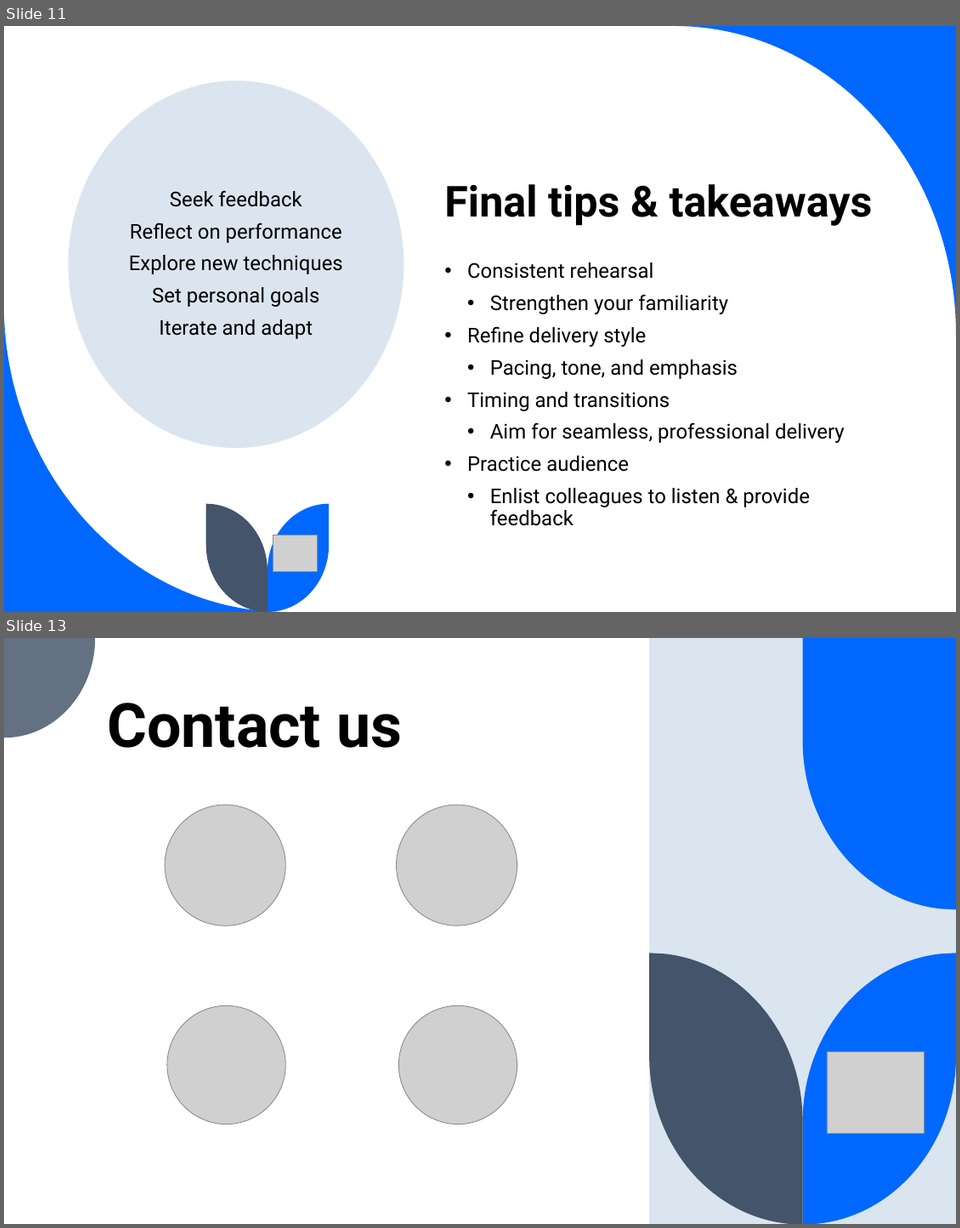
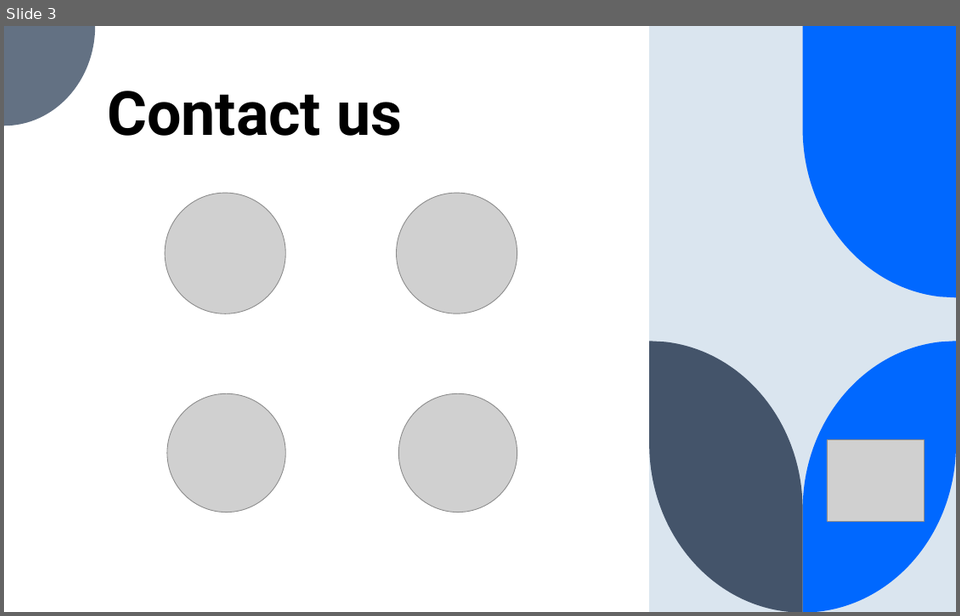
Before and after one commit to qossayrida/kakush, a slide deck: PID_Course/PID.pptx. Shown one above the other, each under a label of ours: slides 11 and 13 before the commit, slide 3 after it; the slides between them are not shown. The pictures are 960x1228 and 960x616 pixels, drawn with LibreOffice and Linux fonts; fonts in the diff are those of the drawing; grey boxes stand for pictures. Boxes give left, top, right and bottom in pixels: in the first picture for what was removed or moved away, otherwise in the second. Text is boxed around its words. In the diff, an @@ line names an element or a change of style, - is before the commit and + after.

```diff
--- a/PID_Course/PID.pptx
+++ b/PID_Course/PID.pptx
@@ slide 11 removed at (x1=4, y1=26, x2=956, y2=612), background #FFFFFF @@
@@ text removed at (x1=69, y1=81, x2=404, y2=448) @@
-Seek feedback
-Reflect on performance
-Explore new techniques
-Set personal goals
-Iterate and adapt
@@ title removed at (x1=444, y1=184, x2=873, y2=226) @@
-Final tips & takeaways
@@ text removed at (x1=467, y1=262, x2=845, y2=526) @@
-• Consistent rehearsal
-  • Strengthen your familiarity
-• Refine delivery style
-  • Pacing, tone, and emphasis
-• Timing and transitions
-  • Aim for seamless, professional delivery
-• Practice audience
-  • Enlist colleagues to listen & provide feedback
@@ group removed at (x1=4, y1=26, x2=956, y2=612): 4 freeform shapes @@
@@ picture removed at (x1=273, y1=535, x2=318, y2=572) @@
@@ what was slide 13 is now slide 3 @@
```
Also in this commit, not shown: 1 slide changed, 1 slide added, 10 other slides removed.
